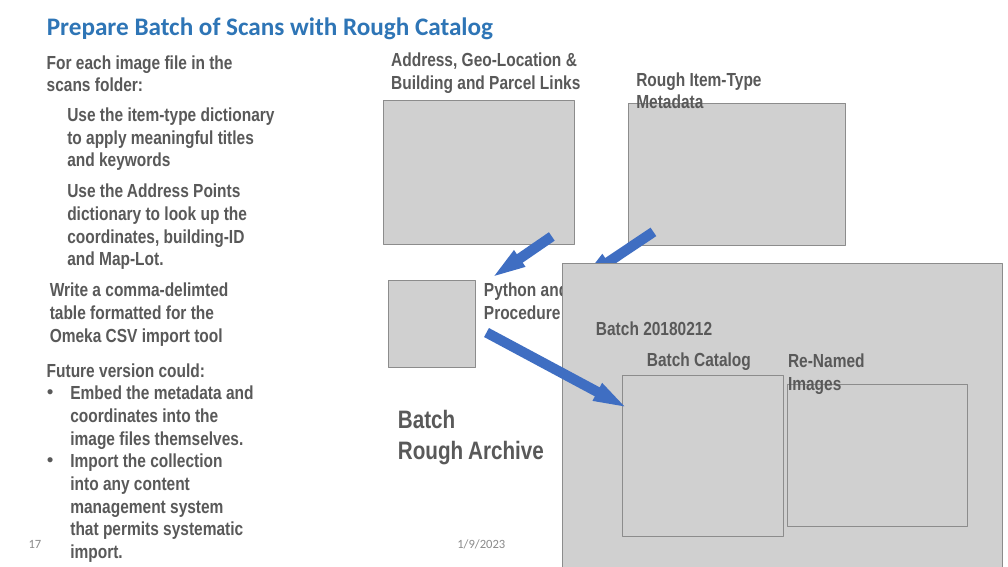
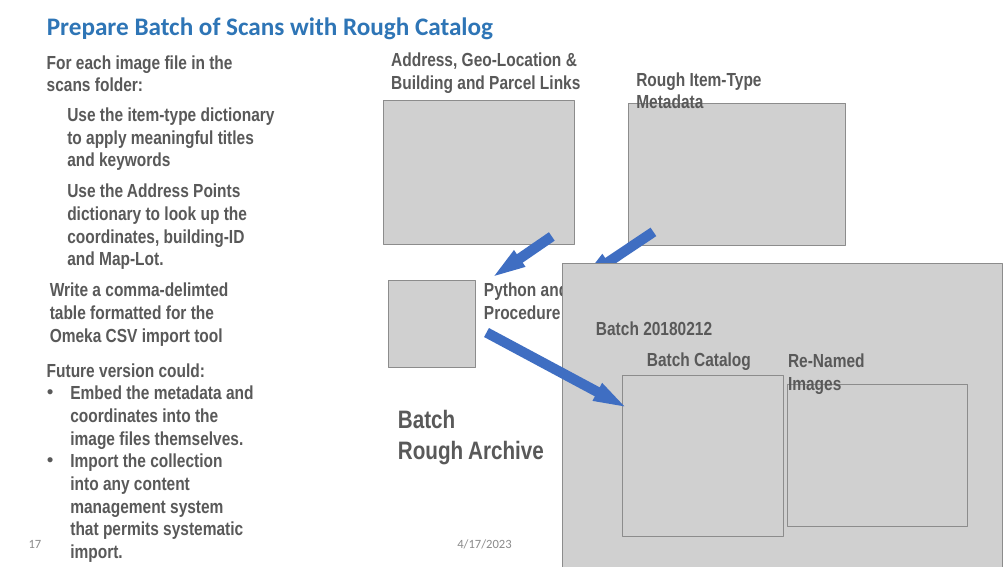
Before and after one commit to C-Dash/Documentation, a slide deck: slide 17 of slideshow/CDashSlideshow_20230109.pptx. Drawn at 1008x567 pixels with LibreOffice and Linux fonts; fonts in the diff are those of the drawing; grey boxes stand for pictures; background and template pictures are left out. Boxes give left, top, right and bottom in pixels: in the first picture for what was removed or moved away, otherwise in the second. Text is boxed around its words. In the diff, an @@ line names an element or a change of style, - is before the commit and + after.

```diff
--- a/slideshow/CDashSlideshow_20230109.pptx
+++ b/slideshow/CDashSlideshow_20230109.pptx
@@ text at [457, 539, 511, 549]: text changed @@
-1/9/2023
+4/17/2023
```
Also in this commit, not shown: 17 other slides changed, 5 other files.
